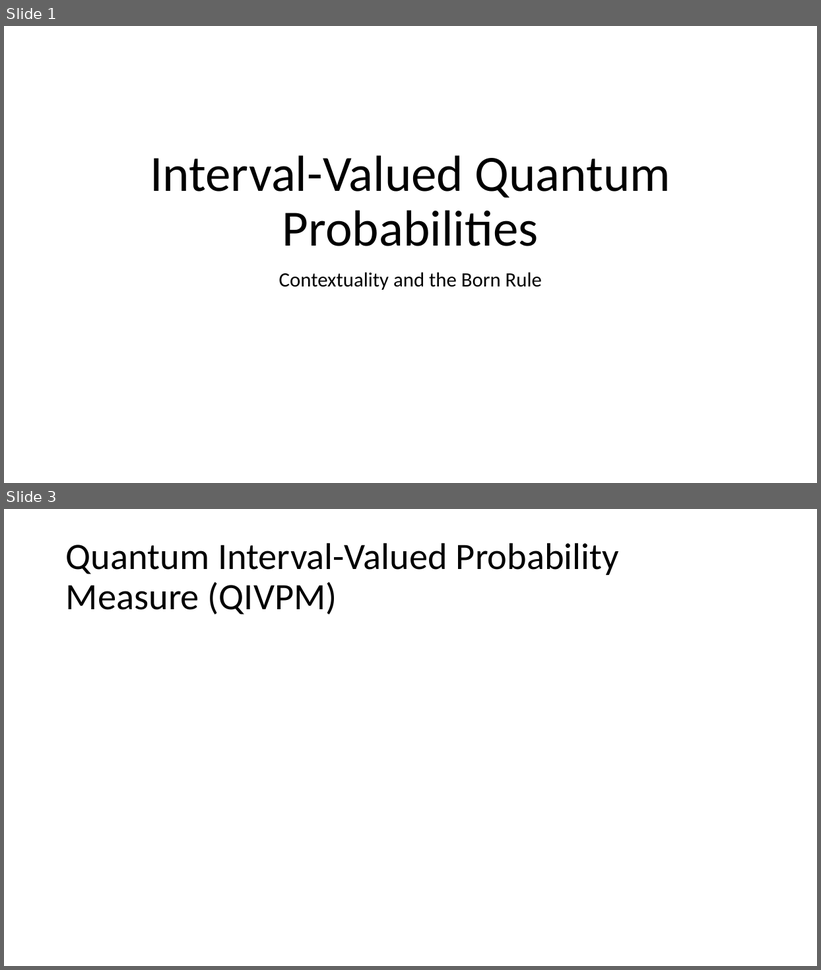
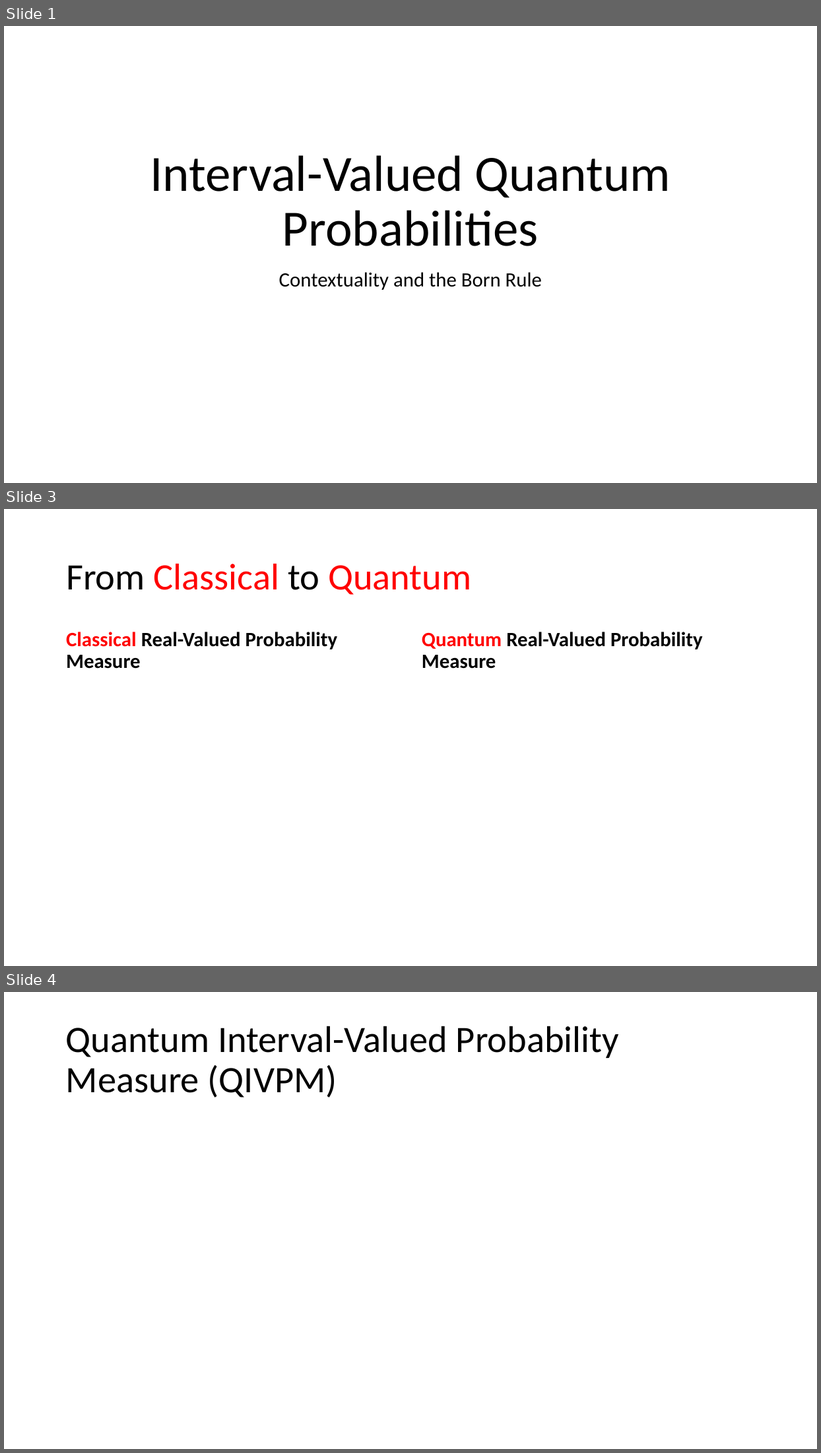
Before and after one commit to yuttai/Contextuality-and-Nonlocality-in-Discrete-Quantum-Theory, a slide deck: prop_letter.pptx. Shown one above the other, each under a label of ours: slides 1 and 3 before the commit, slides 1, 3 and 4 after it; the slides between them are not shown. The pictures are 821x970 and 821x1453 pixels, drawn with LibreOffice and Linux fonts; fonts in the diff are those of the drawing; grey boxes stand for pictures. Boxes give left, top, right and bottom in pixels: in the first picture for what was removed or moved away, otherwise in the second. Text is boxed around its words. In the diff, an @@ line names an element or a change of style, - is before the commit and + after.

```diff
--- a/prop_letter.pptx
+++ b/prop_letter.pptx
@@ slide 3 added at bbox=[4, 509, 817, 966], background #FFFFFF @@
@@ title added at bbox=[66, 563, 471, 595], 44 pt, text #FF0000 @@
+From Classical to Quantum
@@ text added at bbox=[66, 632, 338, 669], 24 pt, text #000000, bold @@
+Classical Real-Valued Probability Measure
@@ text added at bbox=[422, 632, 703, 669], 24 pt, text #000000, bold @@
+Quantum Real-Valued Probability Measure
@@ what was slide 3 is now slide 4 @@
```
Also in this commit, not shown: 1 slide changed.
